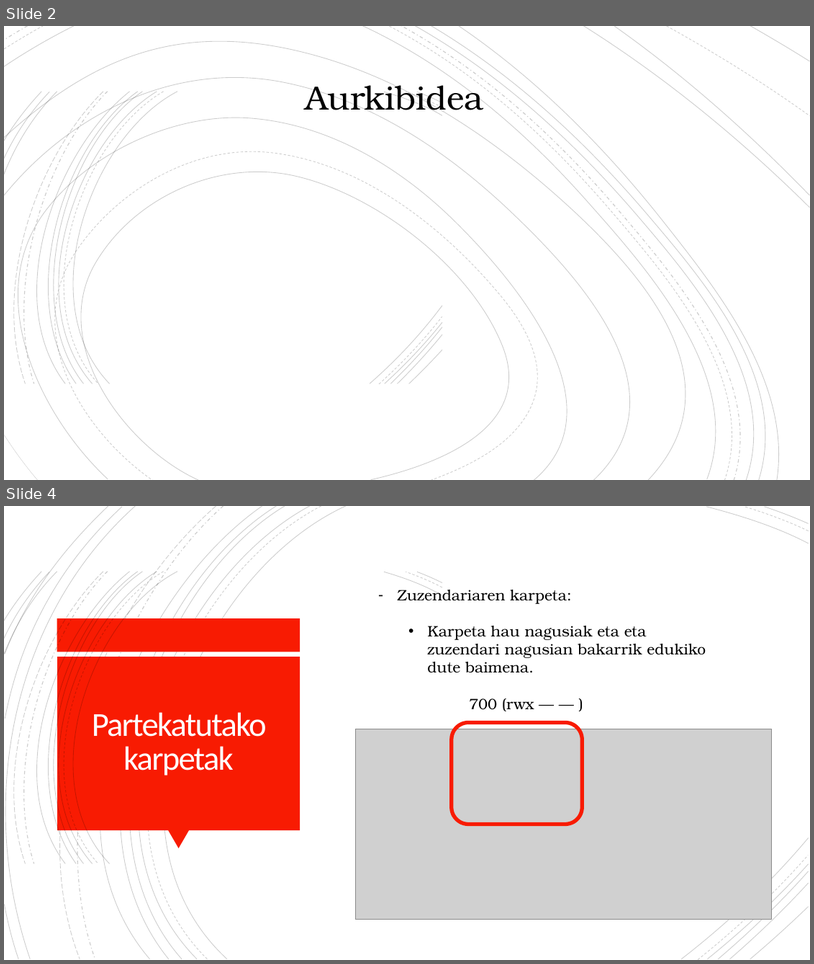
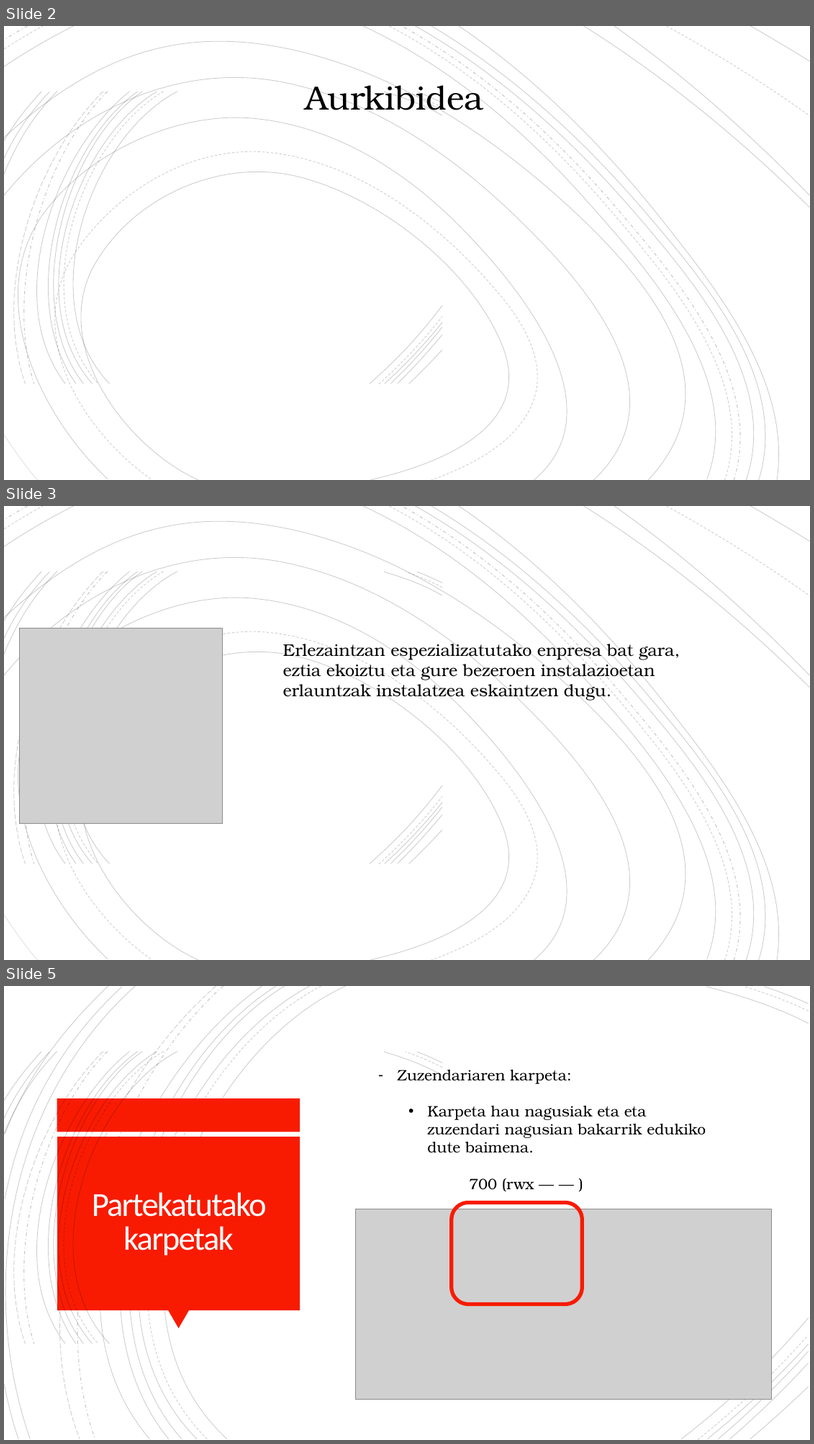
Before and after one commit to OceansForce/Erronka_5_Taldea, a slide deck: Aurkezpena/AurkezpenaTaldea5.pptx. Shown one above the other, each under a label of ours: slides 2 and 4 before the commit, slides 2, 3 and 5 after it; the slides between them are not shown. The pictures are 814x964 and 814x1444 pixels, drawn with LibreOffice and Linux fonts; fonts in the diff are those of the drawing; grey boxes stand for pictures; background and template pictures are left out. Boxes give left, top, right and bottom in pixels: in the first picture for what was removed or moved away, otherwise in the second. Text is boxed around its words. In the diff, an @@ line names an element or a change of style, - is before the commit and + after.

```diff
--- a/Aurkezpena/AurkezpenaTaldea5.pptx
+++ b/Aurkezpena/AurkezpenaTaldea5.pptx
@@ slide 3 added at [4, 506, 810, 960], background #FFFFFF; not listed: 39 template elements that a slide beside it also shows @@
@@ picture added at [20, 628, 222, 823] @@
@@ text added at [283, 641, 680, 700], 20 pt, text #000000 @@
+Erlezaintzan espezializatutako enpresa bat gara, eztia ekoiztu eta gure bezeroen instalazioetan erlauntzak instalatzea eskaintzen dugu.
@@ what was slide 4 is now slide 5 @@
```
Also in this commit, not shown: 1 slide changed, 2 other slides added, 1 slide removed, 4 other files.
